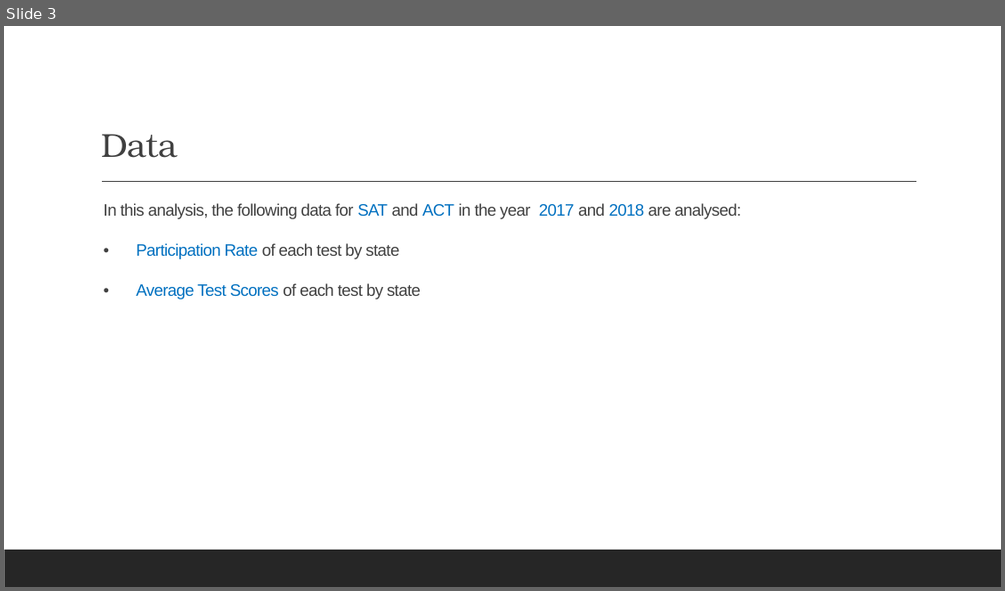
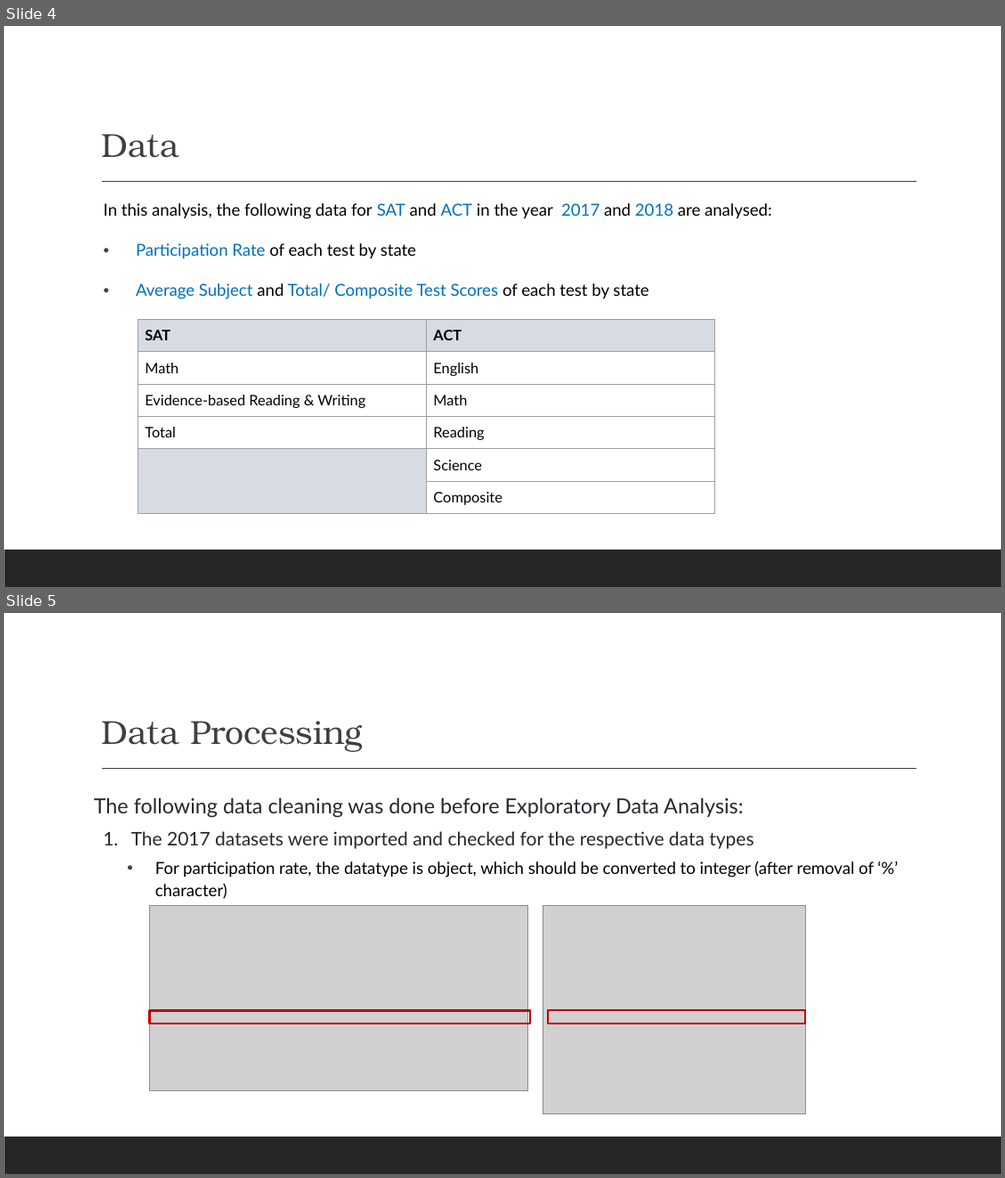
Before and after one commit to leungesther/DSI-Projects, a slide deck: Project-1-SAT-and-ACT-Analysis/SAT & ACT Analysis_presentation.pptx. Shown one above the other, each under a label of ours: slide 3 before the commit, slides 4 and 5 after it. The pictures are 1005x591 and 1005x1178 pixels, drawn with LibreOffice and Linux fonts; fonts in the diff are those of the drawing; grey boxes stand for pictures. Boxes give left, top, right and bottom in pixels: in the first picture for what was removed or moved away, otherwise in the second. Text is boxed around its words. In the diff, an @@ line names an element or a change of style, - is before the commit and + after.

```diff
--- a/Project-1-SAT-and-ACT-Analysis/SAT & ACT Analysis_presentation.pptx
+++ b/Project-1-SAT-and-ACT-Analysis/SAT & ACT Analysis_presentation.pptx
@@ slide 5 added at [4, 613, 1001, 1174], background #FFFFFF; not listed: 2 template elements that a slide beside it also shows @@
@@ title added at [101, 721, 363, 752], 32 pt, text #3F3F3F @@
+Data Processing
@@ text added at [94, 797, 874, 899], 16 pt, text #24292E @@
+The following data cleaning was done before Exploratory Data Analysis:
+1. The 2017 datasets were imported and checked for the respective data types
+  • For participation rate, the datatype is object, which should be converted to integer (after removal of ‘%’ character)
@@ picture added at [150, 906, 528, 1091] @@
@@ picture added at [542, 906, 806, 1113] @@
@@ rectangle added at [150, 1011, 531, 1024], outline #C00000 2 pt @@
@@ rectangle added at [549, 1010, 806, 1024], outline #C00000 2 pt @@
@@ what was slide 3 is now slide 4 @@
@@ slide 4 changed as well @@
@@ title "Data" at [101, 134, 179, 158]: text colour #404040 to #3F3F3F, letter spacing -0.5 to 0 pt @@
@@ text at [104, 203, 772, 259]: font Arial to Lato, letter spacing -0.5 to 0 pt in "In this analysis, the following data for ...", "Participation Rate of each test by state"; text colour #404040 to #000000 in "In this analysis, the following data for ...", "of each test by state"; less space between paragraphs @@
@@ text at [136, 283, 648, 299]: text changed; font Arial to Lato @@
-• Average Test Scores of each test by state
+• Average Subject and Total/ Composite Test Scores of each test by state
@@ table added at [138, 319, 715, 514], 6 rows, 2 columns @@
+SAT | ACT
+Math | English
+Evidence-based Reading & Writing | Math
+Total | Reading
+ | Science
+ | Composite
```
Also in this commit, not shown: 8 other slides changed, 6 other slides added, 3 other files.
